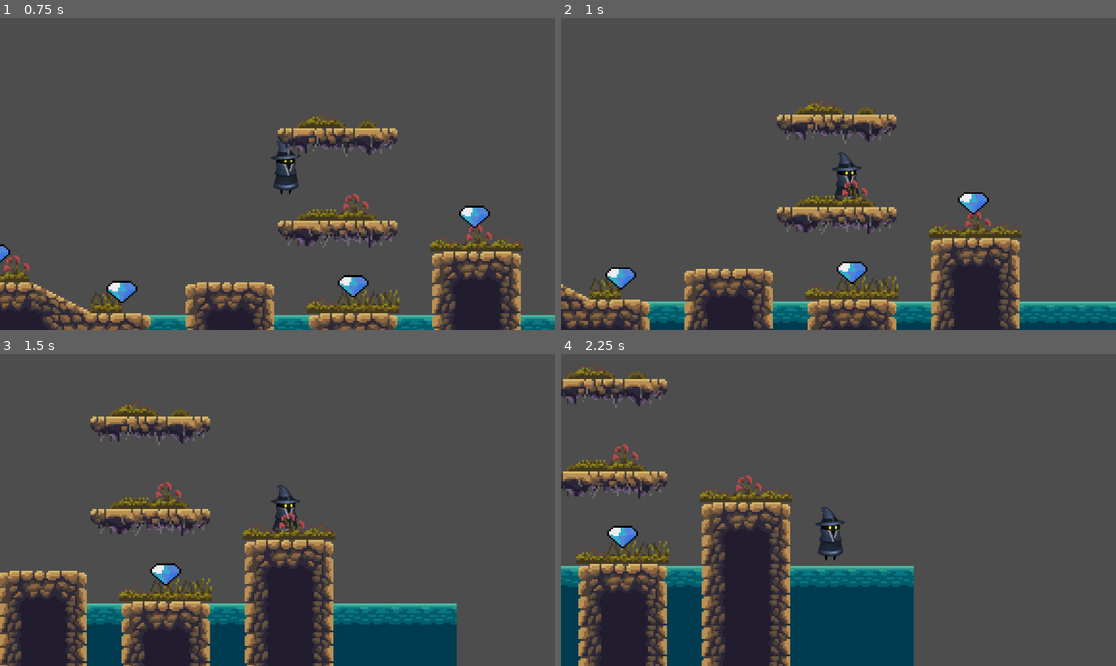
Above: before the commit, frames 1-4 (two rows, left to right).
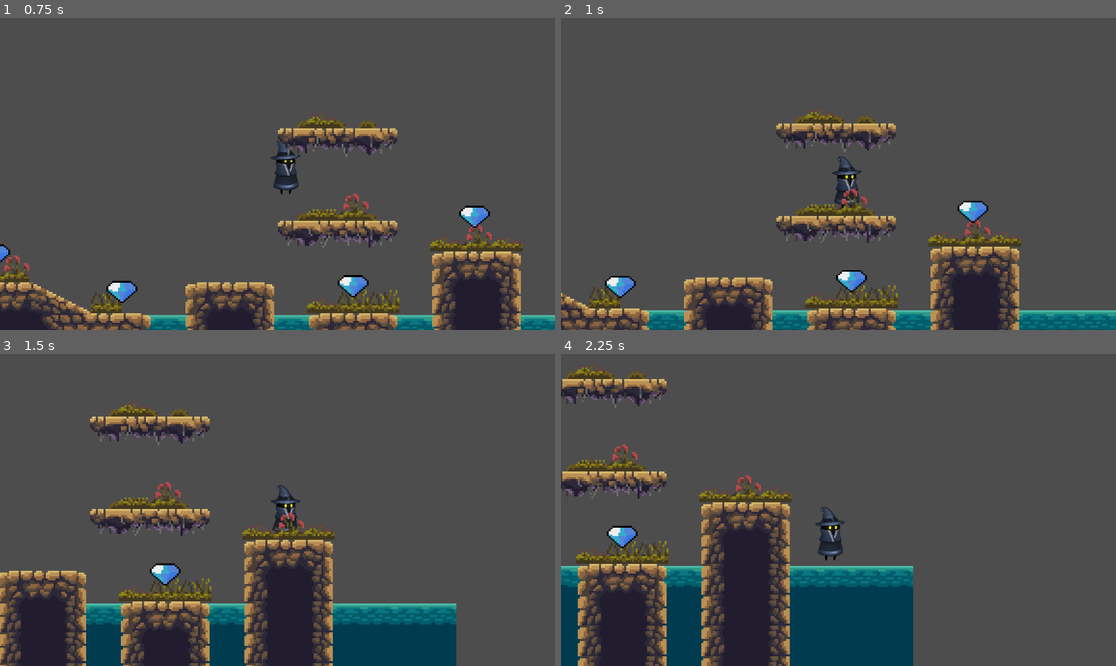
Above: after the commit, the same moments.

Repository: BHCC-GameDevClub/seasons-platformer
Game: Godot game, scene res://scenes/game.tscn
Two runs of this game, one before a commit and one after it. Both use one fixed random seed, a clock stepped at 60 frames per second and the inputs below.
Inputs:
- Up to frame 1 (0.75 s): tap Enter (ui_accept) at 0.5 s; hold Right (ui_right) from 0.53 s (still down)
- Up to frame 2 (1 s): keep holding Right (ui_right); tap Enter (ui_accept) at 0.77 s
- Up to frame 3 (1.5 s): keep holding Right (ui_right)
- Up to frame 4 (2.25 s): tap Enter (ui_accept) at 1.52 s; release Right (ui_right) at 2.03 s; hold Left (ui_left) from 2.03 s (still down)

Frame 1 is identical in both runs. In frame 2, 16% of the frame differs, in the area x 0-100%, y 26-100%; in frame 3, 1.7%; in frame 4, 1.6%.

Commit message:
made it so platforms can be passed through from below

Diff:
--- a/assets/desertEnviromentAssets/tileset.tres
+++ b/assets/desertEnviromentAssets/tileset.tres
@@ -145,19 +145,25 @@
 4:3/0 = 0
 4:3/0/physics_layer_0/polygon_0/points = PackedVector2Array(-8, -8, 8, -8, 8, 8, -8, 8)
 5:3/0 = 0
-5:3/0/physics_layer_0/polygon_0/points = PackedVector2Array(-8, -8, 8, -8, 8, 1.125, -8, 1.125)
+5:3/0/physics_layer_0/polygon_0/points = PackedVector2Array(-8, -8, 8, -8, 8, 1.25, -8, 1.25)
+5:3/0/physics_layer_0/polygon_0/one_way = true
 6:3/0 = 0
-6:3/0/physics_layer_0/polygon_0/points = PackedVector2Array(-8, -8, 8, -8, 8, 1.125, -8, 1.125)
+6:3/0/physics_layer_0/polygon_0/points = PackedVector2Array(-8, -8, 8, -8, 8, 1.25, -8, 1.25)
+6:3/0/physics_layer_0/polygon_0/one_way = true
 7:3/0 = 0
 7:3/0/physics_layer_0/polygon_0/points = PackedVector2Array(-8, -8, 8, -8, 8, 1.125, -8, 1.125)
+7:3/0/physics_layer_0/polygon_0/one_way = true
 8:3/0 = 0
 8:3/0/physics_layer_0/polygon_0/points = PackedVector2Array(-8, -8, 8, -8, 8, 1.125, -8, 1.125)
+8:3/0/physics_layer_0/polygon_0/one_way = true
 9:3/0 = 0
 9:3/0/physics_layer_0/polygon_0/points = PackedVector2Array(-8, -8, 8, -8, 8, 1.125, -8, 1.125)
+9:3/0/physics_layer_0/polygon_0/one_way = true
 10:3/0 = 0
 10:3/0/physics_layer_0/polygon_0/points = PackedVector2Array(-8, -8, 8, -8, 8, 8, -8, 8)
 12:3/0 = 0
 12:3/0/physics_layer_0/polygon_0/points = PackedVector2Array(-7, -8, 8, -8, 8, 4, -6.875, -1.75)
+12:3/0/physics_layer_0/polygon_0/one_way = true
 13:3/0 = 0
 14:3/0 = 0
 15:3/0 = 0
@@ -174,6 +180,7 @@
 6:4/0 = 0
 11:3/0 = 0
 11:3/0/physics_layer_0/polygon_0/points = PackedVector2Array(-8, -8, 8, -8, 8, -1.25, -8, 1.125)
+11:3/0/physics_layer_0/polygon_0/one_way = true
 
 [resource]
 physics_layer_0/collision_layer = 1
